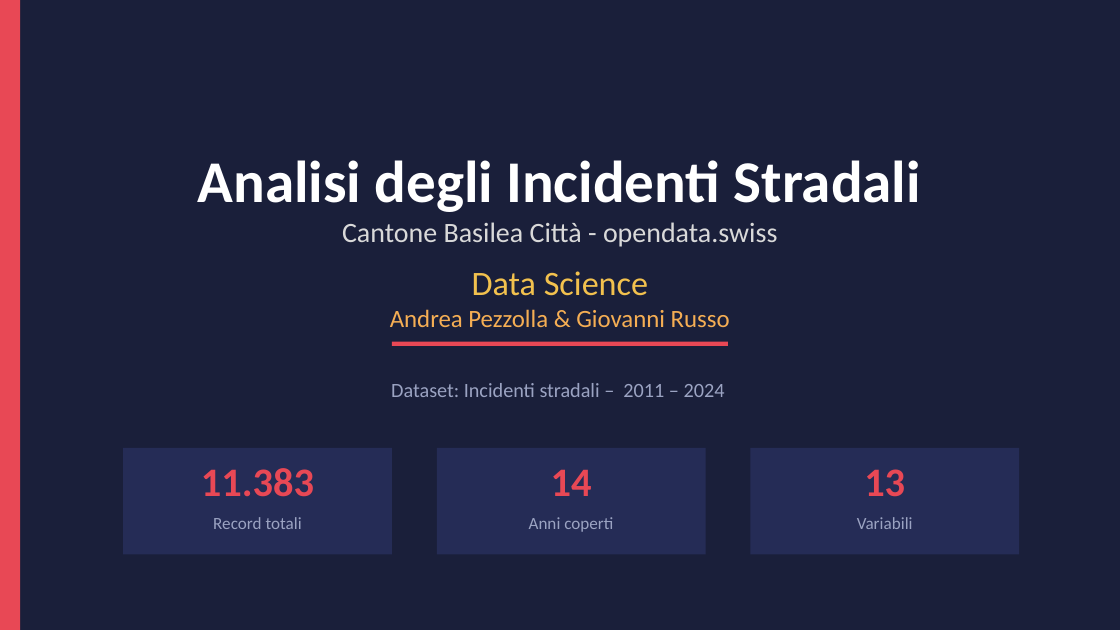
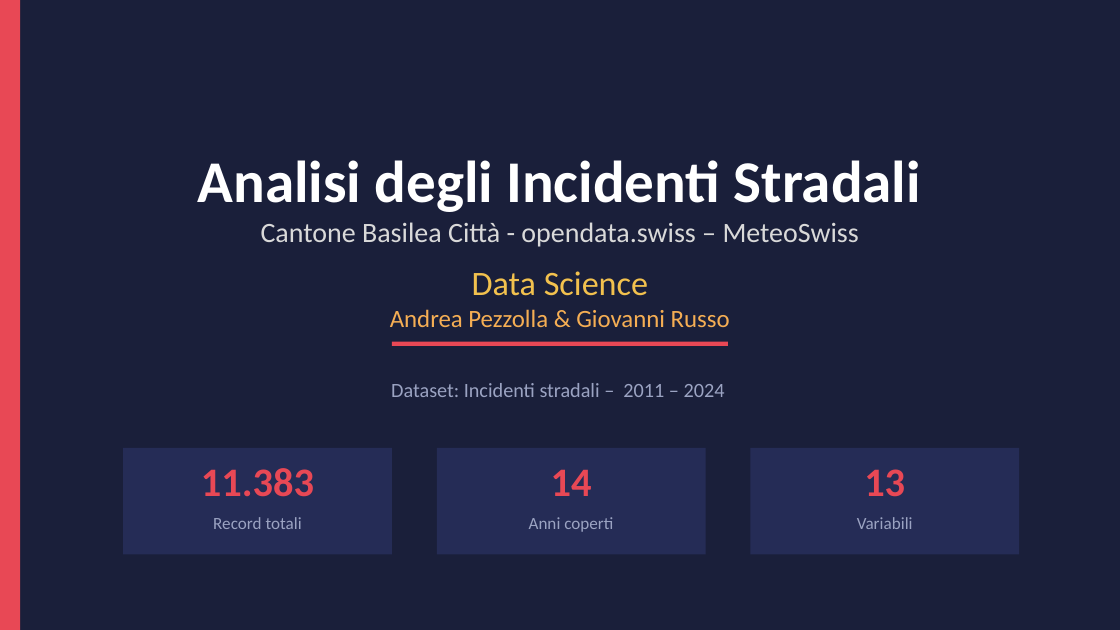
Before and after one commit to pezzandre/dataScience1, a slide deck: slide 1 of incidenti_datascience_intermedia.pptx. Drawn at 1120x630 pixels with LibreOffice and Linux fonts; fonts in the diff are those of the drawing. Boxes give left, top, right and bottom in pixels: in the first picture for what was removed or moved away, otherwise in the second. Text is boxed around its words. In the diff, an @@ line names an element or a change of style, - is before the commit and + after.

Commit message:
Aggiunta meteo

```diff
--- a/incidenti_datascience_intermedia.pptx
+++ b/incidenti_datascience_intermedia.pptx
@@ text at bbox=[261, 222, 859, 247]: text changed @@
-Cantone Basilea Città - opendata.swiss
+Cantone Basilea Città - opendata.swiss – MeteoSwiss
```
Also in this commit, not shown: 1 other slide changed, 4 other files.
